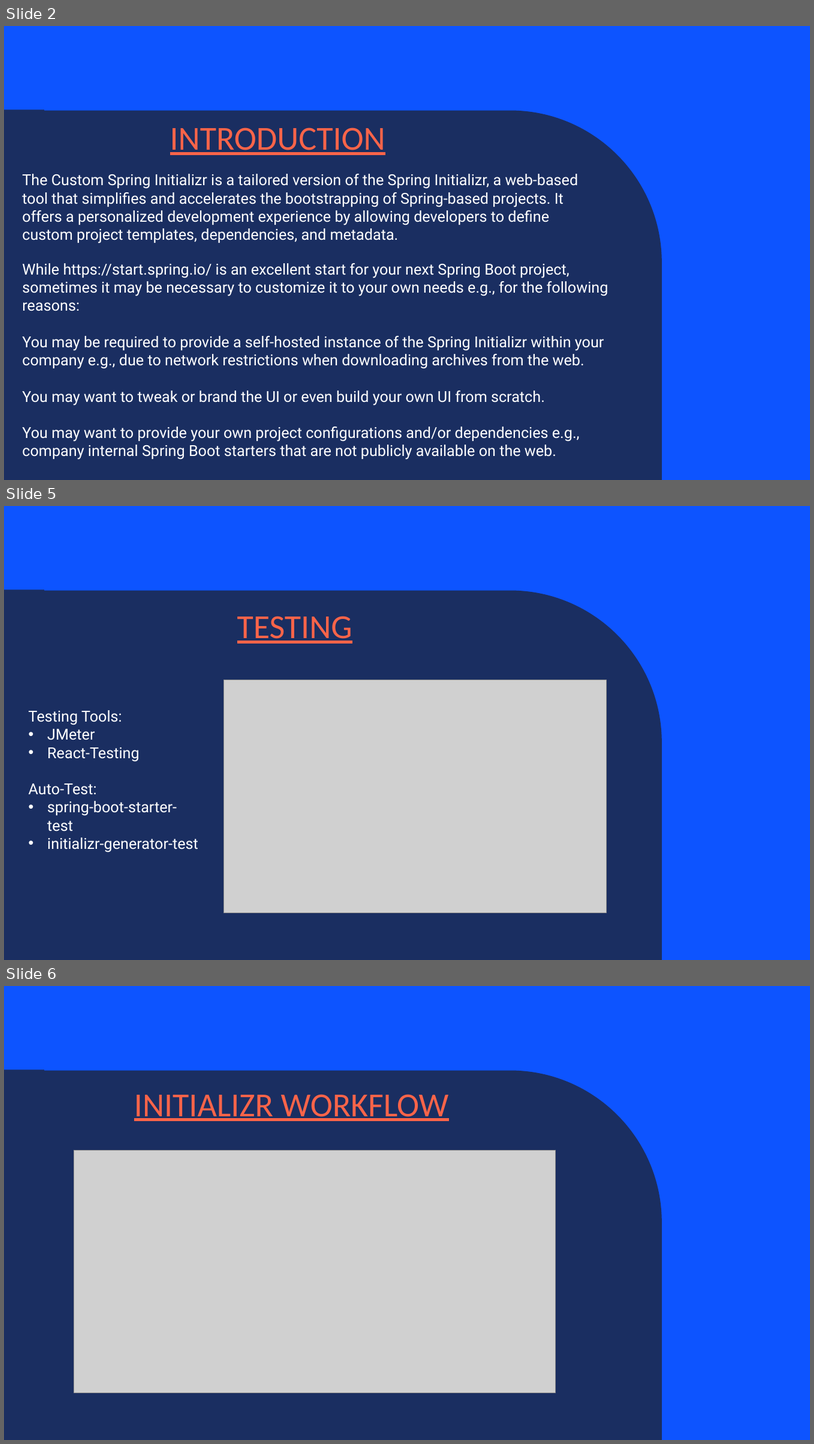
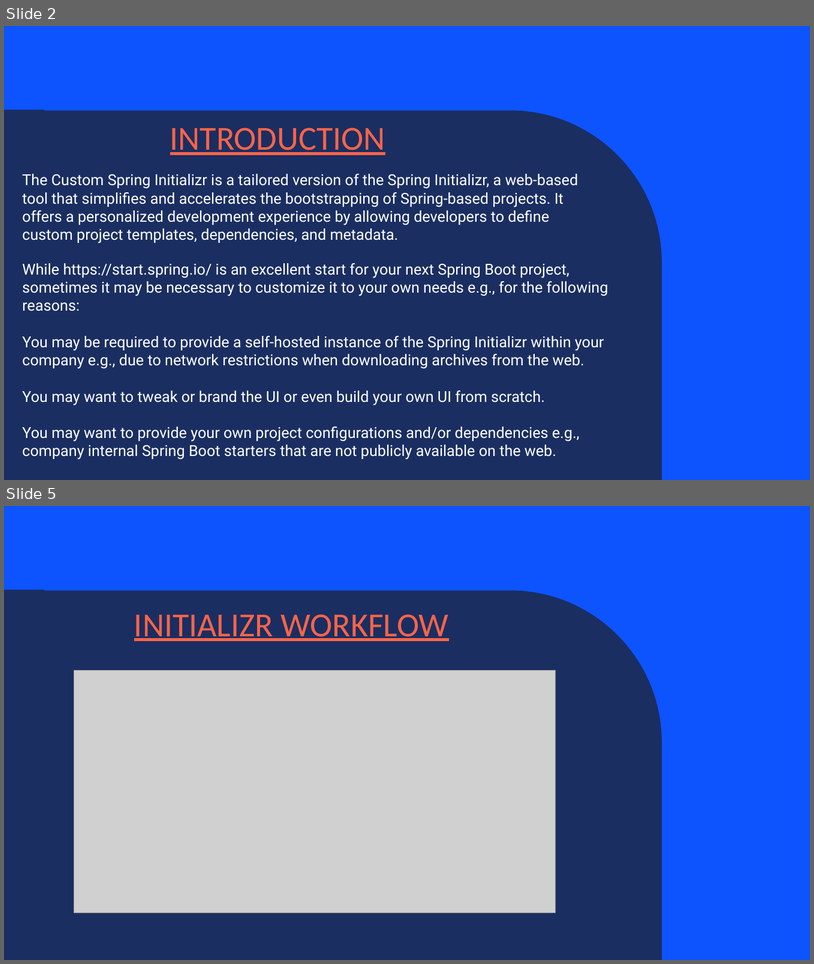
Before and after one commit to Tunir10Chaudhuri/Case_Study_Group_4, a slide deck: Case_Study_Group_4.pptx. Shown one above the other, each under a label of ours: slides 2, 5 and 6 before the commit, slides 2 and 5 after it; the slides between them are not shown. The pictures are 814x1444 and 814x964 pixels, drawn with LibreOffice and Linux fonts; fonts in the diff are those of the drawing; grey boxes stand for pictures; background and template pictures are left out. Boxes give left, top, right and bottom in pixels: in the first picture for what was removed or moved away, otherwise in the second. Text is boxed around its words. In the diff, an @@ line names an element or a change of style, - is before the commit and + after.

```diff
--- a/Case_Study_Group_4.pptx
+++ b/Case_Study_Group_4.pptx
@@ slide 5 removed at [4,506,810,960], background #0D54FF; not listed: 1 template element that a slide beside it also shows @@
@@ text removed at [237,616,353,643] @@
-TESTING
@@ picture removed at [224,679,606,913] @@
@@ text removed at [29,710,198,852] @@
-Testing Tools:
-• JMeter
-• React-Testing
-Auto-Test:
-• spring-boot-starter-test
-• initializr-generator-test
@@ what was slide 6 is now slide 5 @@
```
Also in this commit, not shown: 4 slides changed, 3 slides added, 2 other slides removed.
